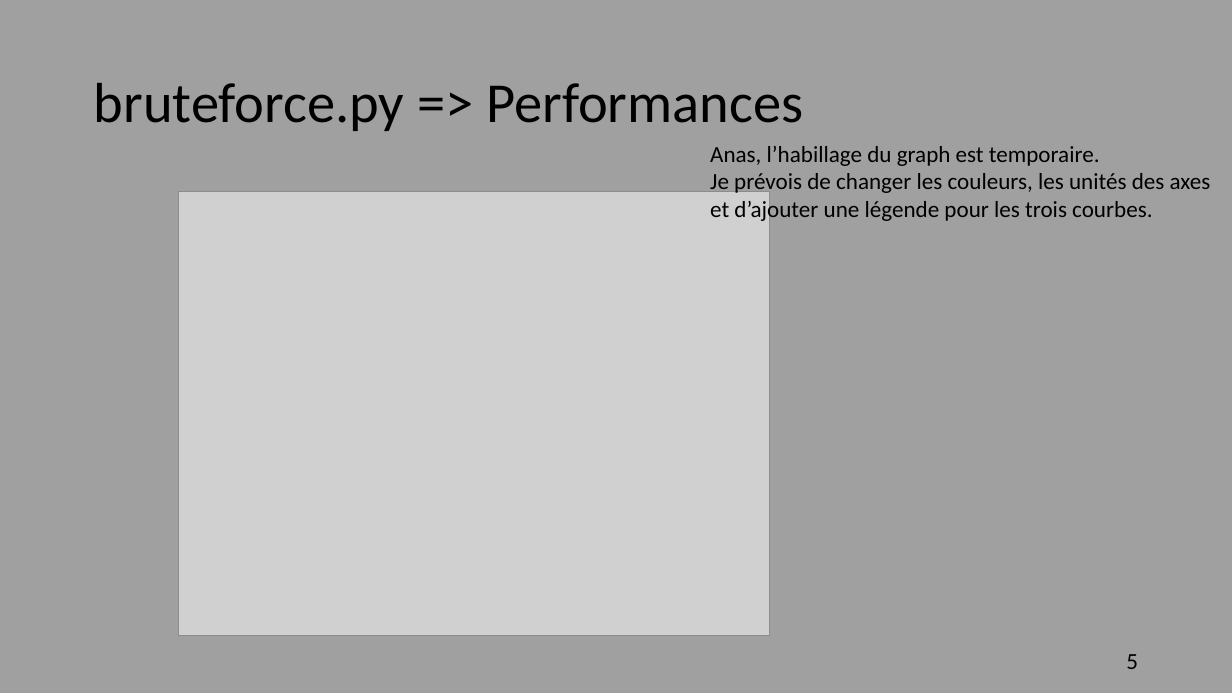
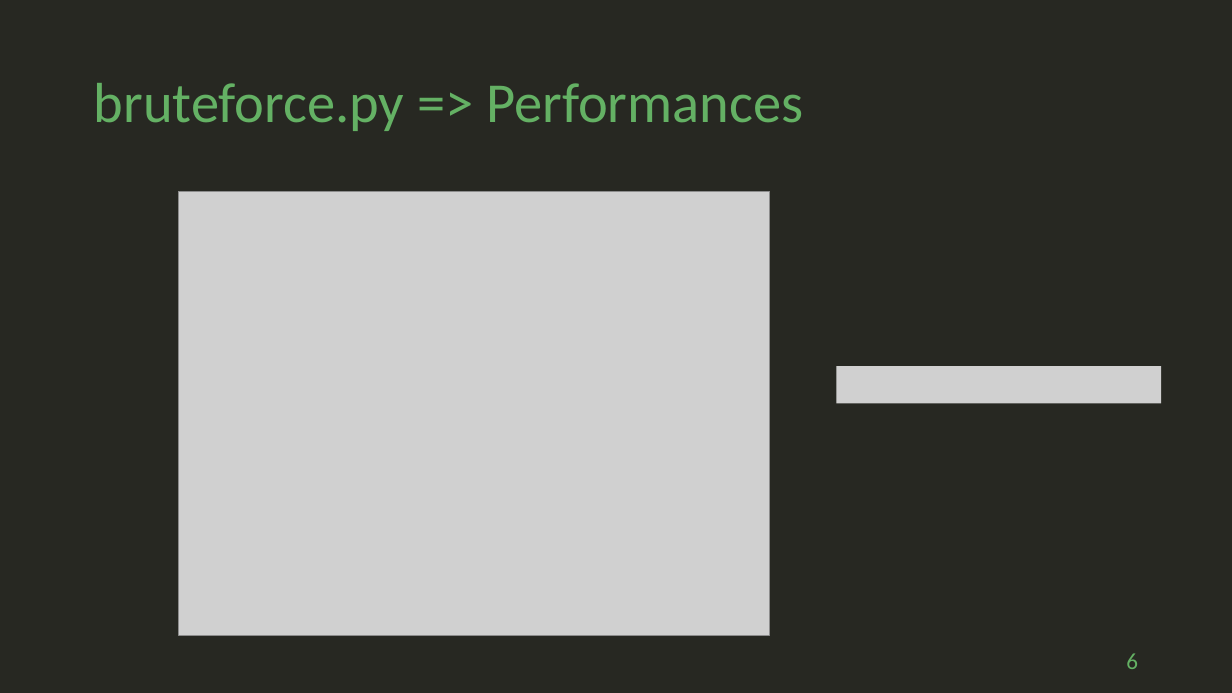
Before and after one commit to geoffrey-ll/OC_P07_Algorithmique, a slide deck: slide 6 of p07_slide.pptx (slide 5 before the commit). Drawn at 1232x693 pixels with LibreOffice and Linux fonts; fonts in the diff are those of the drawing; grey boxes stand for pictures. Boxes give left, top, right and bottom in pixels: in the first picture for what was removed or moved away, otherwise in the second. Text is boxed around its words. In the diff, an @@ line names an element or a change of style, - is before the commit and + after.

```diff
--- a/p07_slide.pptx
+++ b/p07_slide.pptx
@@ background #A0A0A0 to #272822 @@
@@ title "bruteforce.py => Performances" at (94, 83, 803, 131): text colour #000000 to #64B164 @@
@@ text removed at (710, 146, 1211, 224) @@
-Anas, l’habillage du graph est temporaire.
-Je prévois de changer les couleurs, les unités des axes
-et d’ajouter une légende pour les trois courbes.
@@ picture added at (836, 366, 1161, 403) @@
@@ page number at (1126, 653, 1138, 669): text changed; text colour #000000 to #64B164 @@
-5
+6
```
Also in this commit, not shown: 9 other slides changed, 1 slide added, 1 other file.
